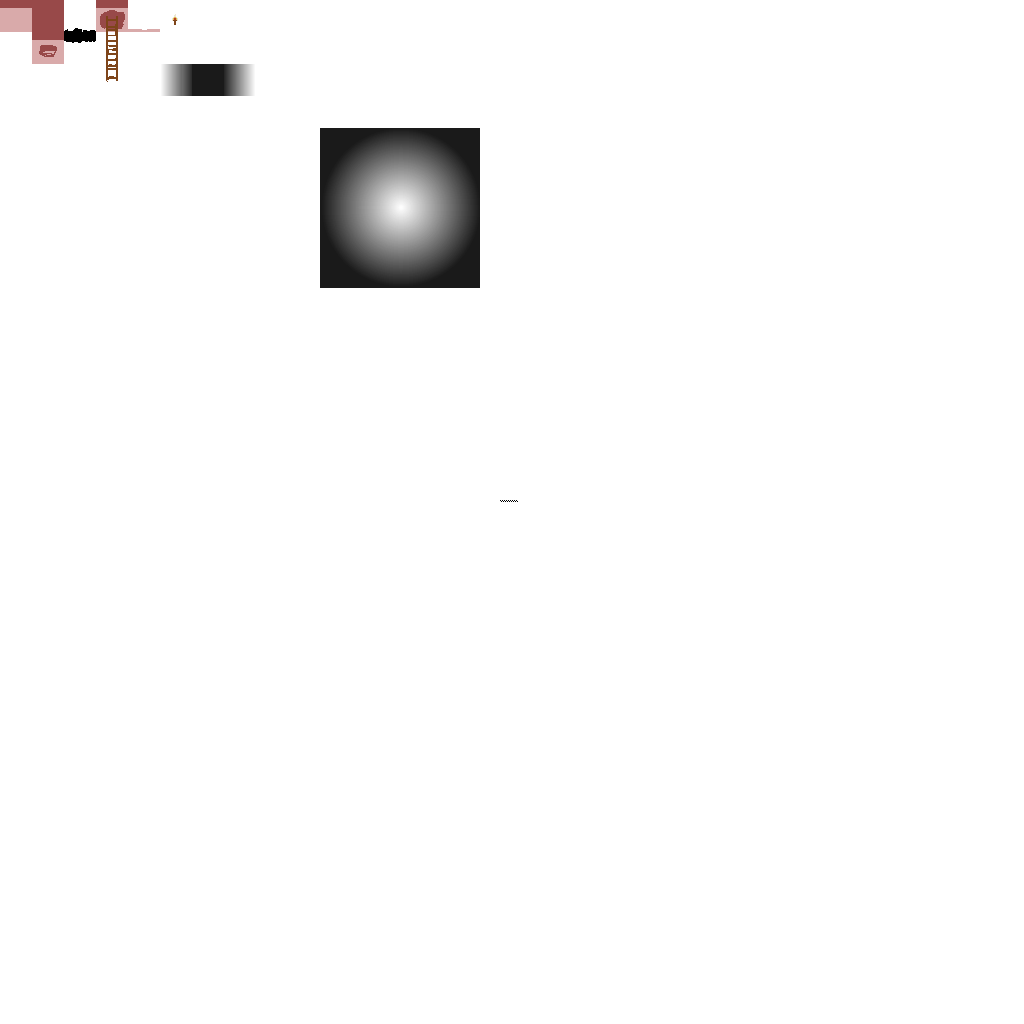
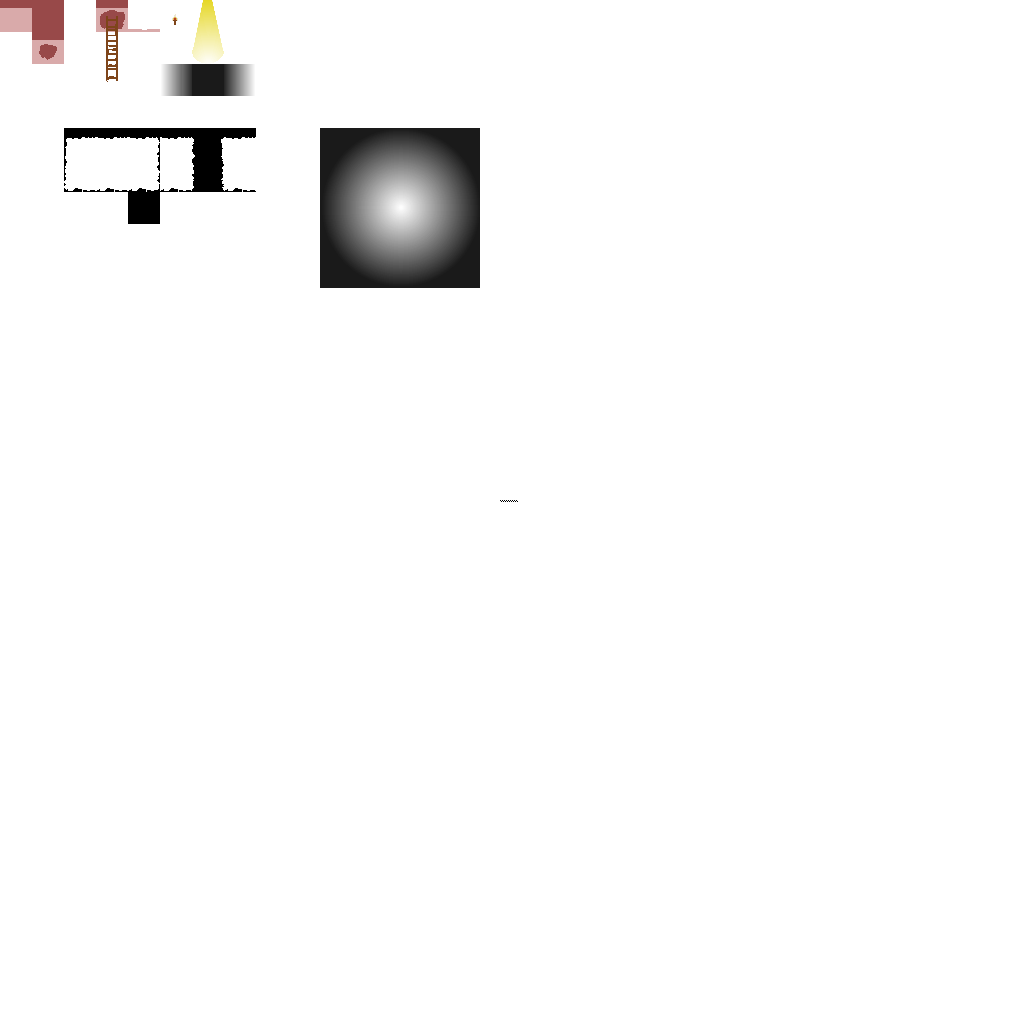
Layers edited between the first and the second 1024 x 1024 image:
renamed "Shadow" to "Main Merged", painted on it over [41, 0, 256, 224]
removed layer "Paint Layer 2" over [41, 0, 256, 224]
removed layer "Paint Layer 3(pasted)" over [41, 0, 256, 224]
removed layer "Paint Layer 1" over [41, 0, 256, 224]
